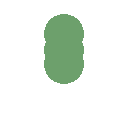
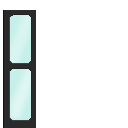
Revision of a layered (128, 128) image; what changed, layer by layer:
added layer "Layer 3" above "Layer 2" over 3, 10, 36, 128
hid "Layer 2", painted on it over 44, 14, 84, 84
